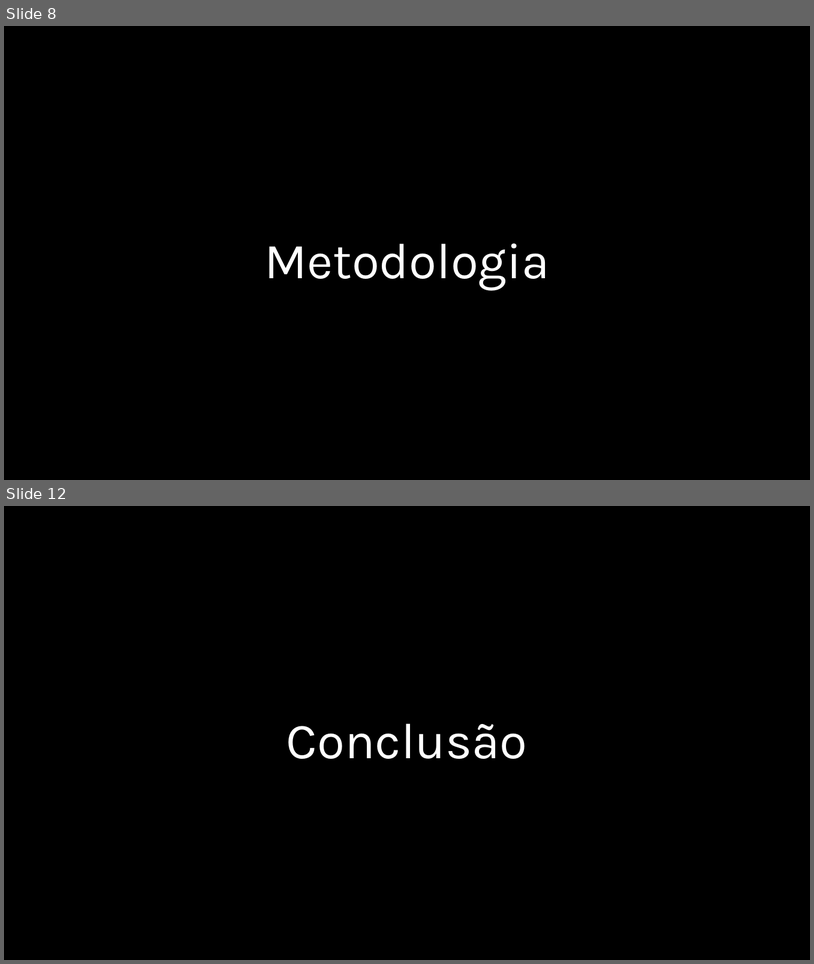
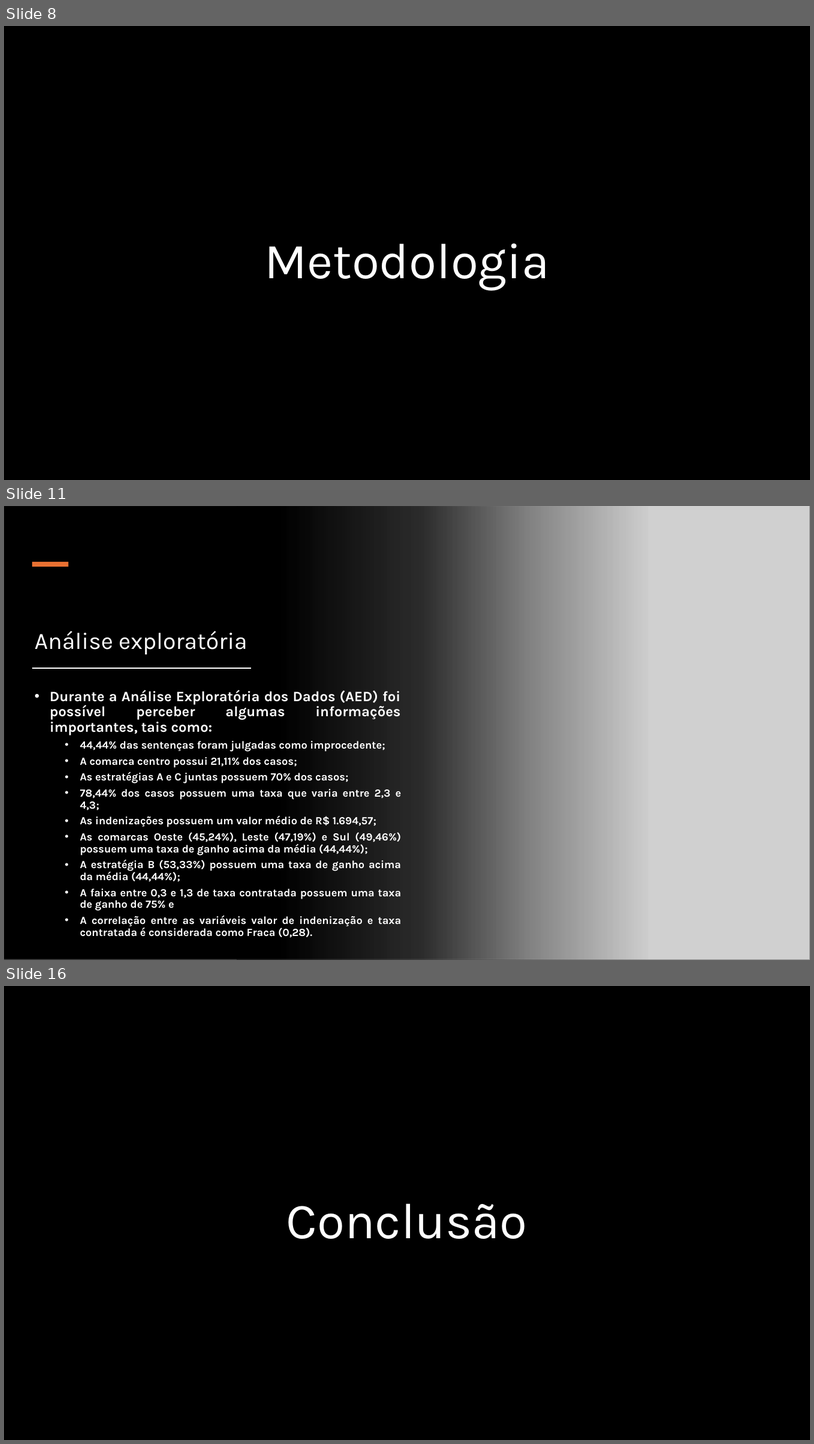
Before and after one commit to DeyvedAntonio/legal_analytics, a slide deck: 05_Documentacao/01_Power_point/Otimização de Custos de Ações Judiciais.pptx. Shown one above the other, each under a label of ours: slides 8 and 12 before the commit, slides 8, 11 and 16 after it; the slides between them are not shown. The pictures are 814x964 and 814x1444 pixels, drawn with LibreOffice and Linux fonts; fonts in the diff are those of the drawing; grey boxes stand for pictures; background and template pictures are left out. Boxes give left, top, right and bottom in pixels: in the first picture for what was removed or moved away, otherwise in the second. Text is boxed around its words. In the diff, an @@ line names an element or a change of style, - is before the commit and + after.

```diff
--- a/05_Documentacao/01_Power_point/Otimização de Custos de Ações Judiciais.pptx
+++ b/05_Documentacao/01_Power_point/Otimização de Custos de Ações Judiciais.pptx
@@ slide 11 added at bbox=[4, 506, 810, 960], background #FFFFFF @@
@@ rectangle added at bbox=[4, 506, 650, 960], fill gradient #000000 @@
@@ picture added at bbox=[237, 506, 810, 960] @@
@@ rectangle added at bbox=[32, 562, 68, 567], fill #E97132 @@
@@ title added at bbox=[35, 631, 248, 655], 28 pt, text #FFFFFF @@
+Análise exploratória
@@ rectangle added at bbox=[32, 667, 251, 668], fill #000000, outline #FFFFFF 0.25 pt @@
@@ text added at bbox=[50, 690, 402, 937], 13 pt, text #FFFFFF, bold @@
+• Durante a Análise Exploratória dos Dados (AED) foi possível perceber algumas informações importantes, tais como:
+  • 44,44% das sentenças foram julgadas como improcedente;
+  • A comarca centro possui 21,11% dos casos;
+  • As estratégias A e C juntas possuem 70% dos casos;
+  • 78,44% dos casos possuem uma taxa que varia entre 2,3 e 4,3;
+  • As indenizações possuem um valor médio de R$ 1.694,57;
+  • As comarcas Oeste (45,24%), Leste (47,19%) e Sul (49,46%) possuem uma taxa de ganho acima da média (44,44%);
+  • A estratégia B (53,33%) possuem uma taxa de ganho acima da média (44,44%);
+  • A faixa entre 0,3 e 1,3 de taxa contratada possuem uma taxa de ganho de 75% e
+  • A correlação entre as variáveis valor de indenização e taxa contratada é considerada como Fraca (0,28).
@@ what was slide 12 is now slide 16 @@
```
Also in this commit, not shown: 3 slides changed, 4 other slides added, 1 slide removed.
